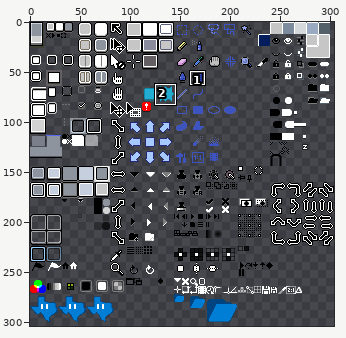
Sprite sheet: data/extensions/aseprite-theme/sheet.png. The first picture is a wide view before the edit; the outline marks the close-up.
Close-up. Before the edit:
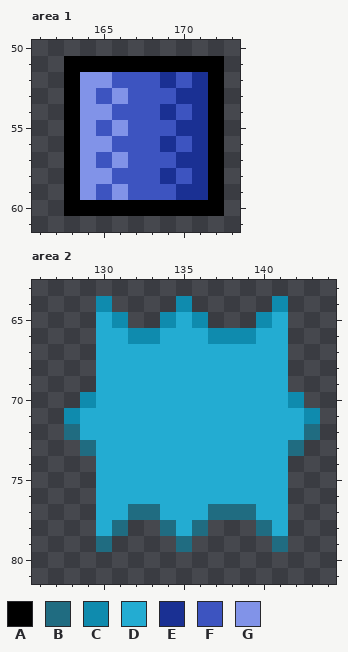
The file is 304x304 pixels. Pixels under 10% opacity are left out. Colours within 5 levels of each other are drawn and written as one. Shown: area 1: x 161..173, y 50..61; area 2: x 126..144, y 63..81. The commit also changed other parts of the picture, which this record leaves out.
Palette (. is transparent): A #000000  B #206c81  C #0f8bae  D #23acd2  E #1a3093  F #3d54c0  G #8193e8
After the commit:
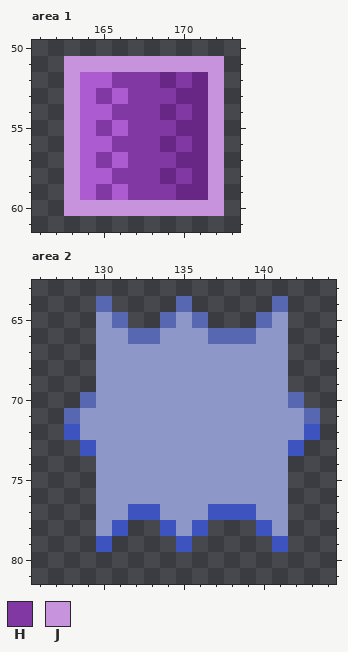
Colours new in this view: H #8238a2  J #c693dc
From old to new:
colour C: #0f8bae -> #5867b2
colour D: #23acd2 -> #8d98c9
colour E: #1a3093 -> #682785
colour G: #8193e8 -> #ad5bd1
Changed rows in their new state; - is a pixel that keeps its letter.
Area 1:
first column x 163:
51 JJJJJJJJJJ
52 J--HHH-H-J
53 J-H-HHH--J
54 J--HHH-H-J
55 J-H-HHH--J
56 J--HHH-H-J
57 J-H-HHH--J
58 J--HHH-H-J
59 J-H-HHH--J
60 JJJJJJJJJJ
Area 2:
first column x 128:
72 F--------------F
73 -F------------F-
first column x 130:
77 --FF---FFF--
78 -F--F-F---F-
79 F----F-----F
Boxes around the changes in both close-ups, in picture pixels (x1, y1, x2, y2):
changed: (64, 56, 224, 216)
changed: (64, 296, 320, 552)
